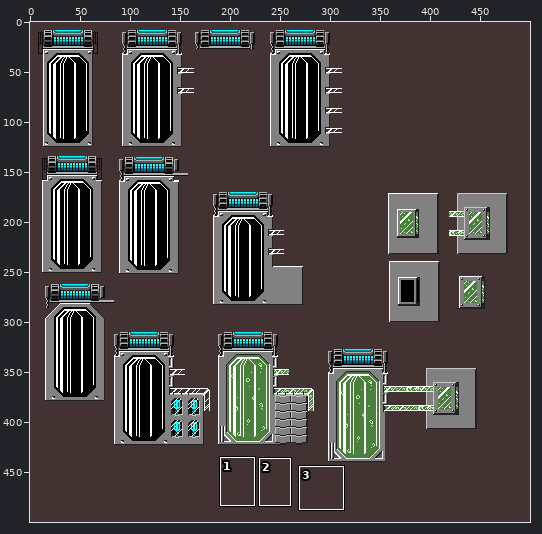
Sprite sheet -- docs/concept-art/new/scraps/scraps_scifi_lab1.png. Above: a wide view before the commit, with the close-up outlined.
Close-up. First the earlier version:
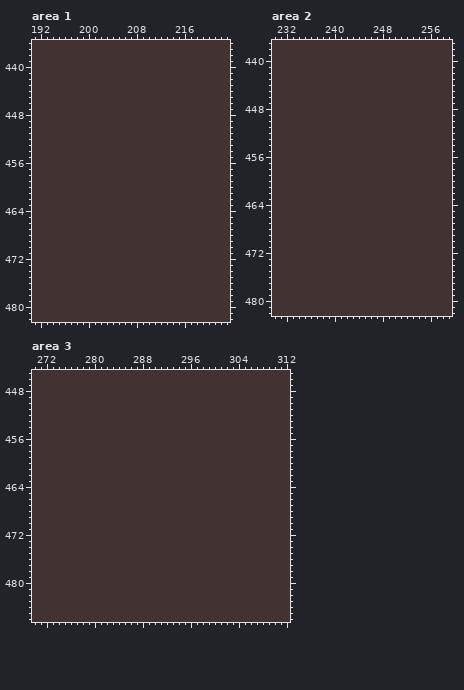
The file is 500x500 pixels. Colours within 5 levels of each other are drawn and written as one. Shown: area 1: x 191..223, y 436..482; area 2: x 230..259, y 437..482; area 3: x 270..312, y 445..486. The commit also changed other parts of the picture, which this record leaves out.
After:
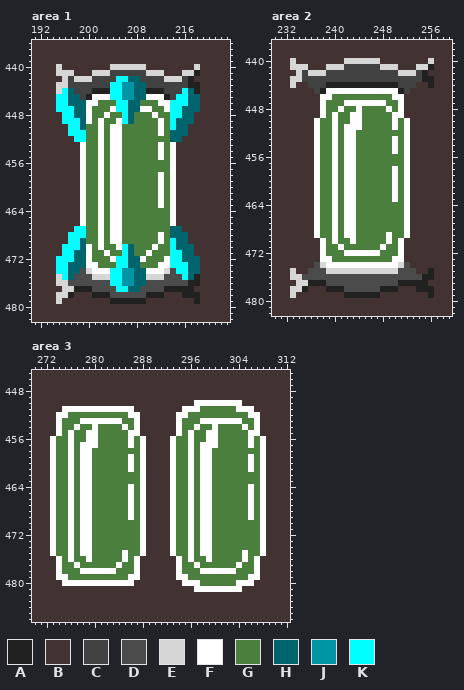
Palette (. is transparent): A #212121  B #423232  C #424242  D #4b4b4b  E #d6d6d6  F #ffffff  G #4a7f3e  H #00646d  J #0095a4  K #00ffff
Change:
Area 1:
y 440: x 195 B -> E; x 204..209 BBBBBB -> EEEEEE; x 218 B -> E
y 441: x 195..197 BBB -> EEE; x 201..212 BBBBBBBBBBBB -> EEECCCCCCEEE; x 216..218 BBB -> EEA
y 442: x 196..217 BBBBBBBBBBBBBBBBBBBBBB -> ECEEECCCCKKHHCCCCEEECA
y 443: x 195..218 BBBBBBBBBBBBBBBBBBBBBBBB -> EECCCCCCCKKJJHHCCCCCCCAA
y 444: x 195..218 BBBBBBBBBBBBBBBBBBBBBBBB -> EKHCCCAAAKKJJHHAAACCCKHA
y 445: x 195..218 BBBBBBBBBBBBBBBBBBBBBBBB -> KKHHCAFFFKKJJHHFFFACKKHH
y 446: x 195..218 BBBBBBBBBBBBBBBBBBBBBBBB -> KKHHHFFGGGKKHHGGGFFKKKHH
y 447: x 195..218 BBBBBBBBBBBBBBBBBBBBBBBB -> KKKHHFGGGFKKHHFFGGFKKHHH
y 448: x 196..217 BBBBBBBBBBBBBBBBBBBBBB -> KKHHFGGFGGKHGGGFGGKKHH
y 449: x 196..217 BBBBBBBBBBBBBBBBBBBBBB -> KKKHFGFGGFKHGGGGFGKHHH
y 450: x 197..216 BBBBBBBBBBBBBBBBBBBB -> KKHGGFGFFGGGGGGFGKHH
y 451: x 197..216 BBBBBBBBBBBBBBBBBBBB -> KKKGGFGFFGGGGGGFGHHH
y 452: x 198..215 BBBBBBBBBBBBBBBBBB -> KKGGFGFFGGGGGGGGHH
y 453..455: x 199..214 BBBBBBBBBBBBBBBB -> FGGFGFFGGGGGGFGF
y 456..457: x 199..214 BBBBBBBBBBBBBBBB -> FGGFGFFGGGGGGGGF
y 458..463: x 199..214 BBBBBBBBBBBBBBBB -> FGGFGFFGGGGGGFGF
y 464..466: x 199..214 BBBBBBBBBBBBBBBB -> FGGFGFFGGGGGGGGF
y 467: x 198..215 BBBBBBBBBBBBBBBBBB -> KKGGFGFFGGGGGGGGHH
y 468: x 197..216 BBBBBBBBBBBBBBBBBBBB -> KKKGGFGFFGGGGGGFGHHH
y 469: x 197..216 BBBBBBBBBBBBBBBBBBBB -> KKHGGFGFFGGGGGGFGKHH
y 470: x 196..217 BBBBBBBBBBBBBBBBBBBBBB -> KKKHFGFGGFKHGGGFGGKHHH
y 471: x 196..217 BBBBBBBBBBBBBBBBBBBBBB -> KKHHFGGFGGKHGGFGGGKKHH
y 472: x 195..218 BBBBBBBBBBBBBBBBBBBBBBBB -> KKKHHFGGGFKKHHFGGGFKKHHH
y 473: x 195..218 BBBBBBBBBBBBBBBBBBBBBBBB -> KKHHHFFGGGKKHHGGGFFKKKHH
y 474: x 195..218 BBBBBBBBBBBBBBBBBBBBBBBB -> KKHHDEFFFKKJJHHFFFEDKKHH
y 475: x 195..218 BBBBBBBBBBBBBBBBBBBBBBBB -> EKHDDDEEEKKJJHHEEEDDDKHA
y 476: x 195..218 BBBBBBBBBBBBBBBBBBBBBBBB -> EEDDDDDDDKKJJHHDDDDDDDAA
y 477: x 196..217 BBBBBBBBBBBBBBBBBBBBBB -> EEAAADDDDKKHHDDDDAAAAA
y 478: x 195..197 BBB -> EEA; x 201..212 BBBBBBBBBBBB -> AAADDDDDDAAA; x 216..218 BBB -> AAA
y 479: x 195 B -> E; x 204..209 BBBBBB -> AAAAAA; x 218 B -> A
Area 2:
y 440: x 233 B -> E; x 242..247 BBBBBB -> EEEEEE; x 256 B -> E
y 441: x 233..235 BBB -> EEE; x 239..250 BBBBBBBBBBBB -> EEECCCCCCEEE; x 254..256 BBB -> EEA
y 442: x 234..255 BBBBBBBBBBBBBBBBBBBBBB -> ECEEECCCCCCCCCCCCEEECA
y 443: x 233..256 BBBBBBBBBBBBBBBBBBBBBBBB -> EECCCCCCCCCCCCCCCCCCCCAA
y 444: x 233 B -> E; x 236..253 BBBBBBBBBBBBBBBBBB -> CCCAAAAAAAAAAAACCC; x 256 B -> A
y 445: x 237..252 BBBBBBBBBBBBBBBB -> CAFFFFFFFFFFFFAC
y 446: x 238..251 BBBBBBBBBBBBBB -> FFGGGGGGGGGGFF
y 447: x 238..251 BBBBBBBBBBBBBB -> FGGGFFFFFFFGGF
y 448: x 238..251 BBBBBBBBBBBBBB -> FGGFGGFGGGGFGF
y 449: x 238..251 BBBBBBBBBBBBBB -> FGFGGFFGGGGGFF
y 450: x 237..252 BBBBBBBBBBBBBBBB -> FGGFGGFFGGGGGFGF
y 451: x 237..252 BBBBBBBBBBBBBBBB -> FGGFGFFFGGGGGFGF
y 452: x 237..252 BBBBBBBBBBBBBBBB -> FGGFGFFGGGGGGGGF
y 453..455: x 237..252 BBBBBBBBBBBBBBBB -> FGGFGFFGGGGGGFGF
y 456..457: x 237..252 BBBBBBBBBBBBBBBB -> FGGFGFFGGGGGGGGF
y 458..463: x 237..252 BBBBBBBBBBBBBBBB -> FGGFGFFGGGGGGFGF
y 464..468: x 237..252 BBBBBBBBBBBBBBBB -> FGGFGFFGGGGGGGGF
y 469: x 237..252 BBBBBBBBBBBBBBBB -> FGGFGFFGGGGGFGGF
y 470: x 238..251 BBBBBBBBBBBBBB -> FGFGGFGGGGGFGF
y 471: x 238..251 BBBBBBBBBBBBBB -> FGGFGGGGGGFGGF
y 472: x 238..251 BBBBBBBBBBBBBB -> FGGGFFFFFFGGGF
y 473: x 238..251 BBBBBBBBBBBBBB -> FFGGGGGGGGGGFF
y 474: x 237..252 BBBBBBBBBBBBBBBB -> DEFFFFFFFFFFFFED
y 475: x 233 B -> E; x 236..253 BBBBBBBBBBBBBBBBBB -> DDDEEEEEEEEEEEEDDD; x 256 B -> A
y 476: x 233..256 BBBBBBBBBBBBBBBBBBBBBBBB -> EEDDDDDDDDDDDDDDDDDDDDAA
y 477: x 234..255 BBBBBBBBBBBBBBBBBBBBBB -> EEAAADDDDDDDDDDDDAAAAA
y 478: x 233..235 BBB -> EEA; x 239..250 BBBBBBBBBBBB -> AAADDDDDDAAA; x 254..256 BBB -> AAA
y 479: x 233 B -> E; x 242..247 BBBBBB -> AAAAAA; x 256 B -> A
Area 3:
y 450: x 297..304 BBBBBBBB -> FFFFFFFF
y 451: x 275..286 BBBBBBBBBBBB -> FFFFFFFFFFFF; x 295..306 BBBBBBBBBBBB -> FFFGGGGGGFFF
y 452: x 274..287 BBBBBBBBBBBBBB -> FFGGGGGGGGGGFF; x 294..307 BBBBBBBBBBBBBB -> FFGGGGGGGGGGFF
y 453: x 274..287 BBBBBBBBBBBBBB -> FGGGFFFFFFFGGF; x 294..307 BBBBBBBBBBBBBB -> FGGGFFFFFFFGGF
y 454: x 274..287 BBBBBBBBBBBBBB -> FGGFGGFGGGGFGF; x 294..307 BBBBBBBBBBBBBB -> FGGFGGFGGGGFGF
y 455: x 274..287 BBBBBBBBBBBBBB -> FGFGGFFGGGGGFF; x 294..307 BBBBBBBBBBBBBB -> FGFGGFFGGGGGFF
y 456: x 273..288 BBBBBBBBBBBBBBBB -> FGGFGGFFGGGGGFGF; x 293..308 BBBBBBBBBBBBBBBB -> FGGFGGFFGGGGGFGF
y 457: x 273..288 BBBBBBBBBBBBBBBB -> FGGFGFFFGGGGGFGF; x 293..308 BBBBBBBBBBBBBBBB -> FGGFGFFFGGGGGFGF
y 458: x 273..288 BBBBBBBBBBBBBBBB -> FGGFGFFGGGGGGGGF; x 293..308 BBBBBBBBBBBBBBBB -> FGGFGFFGGGGGGGGF
y 459..461: x 273..288 BBBBBBBBBBBBBBBB -> FGGFGFFGGGGGGFGF; x 293..308 BBBBBBBBBBBBBBBB -> FGGFGFFGGGGGGFGF
y 462..463: x 273..288 BBBBBBBBBBBBBBBB -> FGGFGFFGGGGGGGGF; x 293..308 BBBBBBBBBBBBBBBB -> FGGFGFFGGGGGGGGF
y 464..469: x 273..288 BBBBBBBBBBBBBBBB -> FGGFGFFGGGGGGFGF; x 293..308 BBBBBBBBBBBBBBBB -> FGGFGFFGGGGGGFGF
y 470..474: x 273..288 BBBBBBBBBBBBBBBB -> FGGFGFFGGGGGGGGF; x 293..308 BBBBBBBBBBBBBBBB -> FGGFGFFGGGGGGGGF
y 475: x 273..288 BBBBBBBBBBBBBBBB -> FGGFGFFGGGGGFGGF; x 293..308 BBBBBBBBBBBBBBBB -> FGGFGFFGGGGGFGGF
y 476: x 274..287 BBBBBBBBBBBBBB -> FGFGGFGGGGGFGF; x 294..307 BBBBBBBBBBBBBB -> FGFGGFGGGGGFGF
y 477: x 274..287 BBBBBBBBBBBBBB -> FGGFGGGGGGFGGF; x 294..307 BBBBBBBBBBBBBB -> FGGFGGGGGGFGGF
y 478: x 274..287 BBBBBBBBBBBBBB -> FGGGFFFFFFGGGF; x 294..307 BBBBBBBBBBBBBB -> FGGGFFFFFFGGGF
y 479: x 274..287 BBBBBBBBBBBBBB -> FFGGGGGGGGGGFF; x 294..307 BBBBBBBBBBBBBB -> FFGGGGGGGGGGFF
y 480: x 275..286 BBBBBBBBBBBB -> FFFFFFFFFFFF; x 295..306 BBBBBBBBBBBB -> FFFGGGGGGFFF
y 481: x 297..304 BBBBBBBB -> FFFFFFFF
